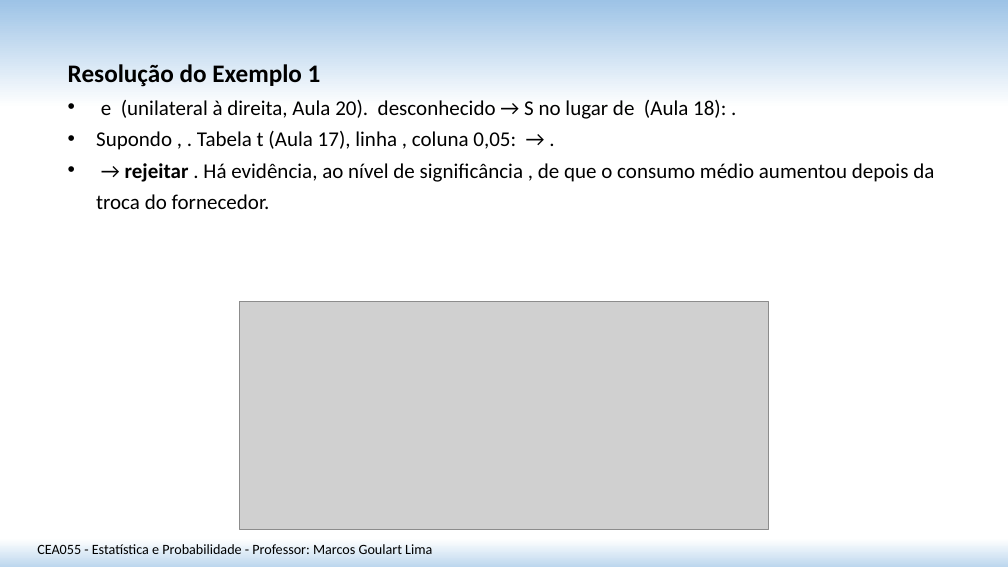
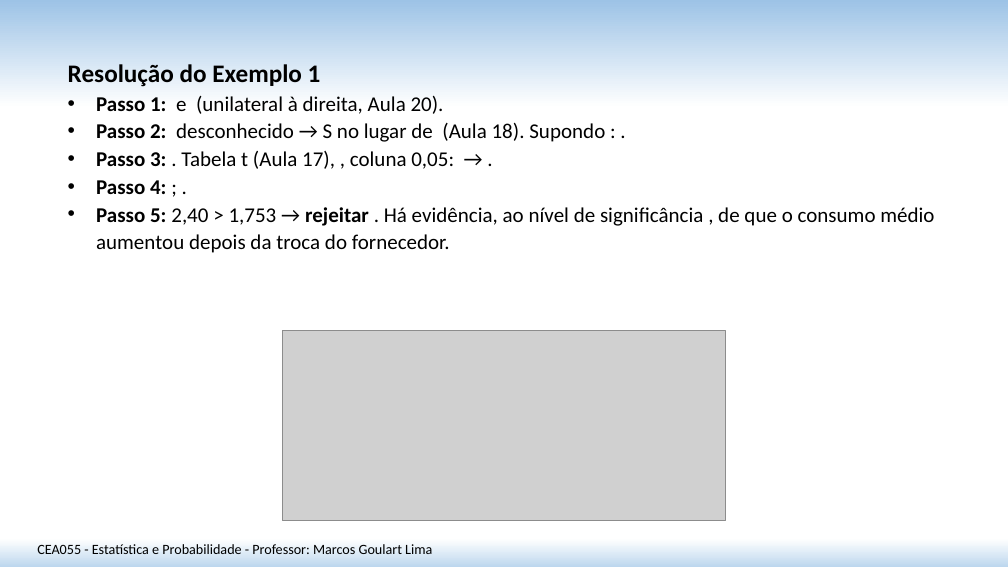
Before and after one commit to matmarcos/minhas-aulas, a slide deck: slide 5 of content/2026-2/cea055-estatistica-probabilidade/22-teste-hipotese-media-var-desconhecida/Aula_22_Teste_Hipotese_Media_Var_Desconhecida_SITE.pptx. Drawn at 1008x567 pixels with LibreOffice and Linux fonts; fonts in the diff are those of the drawing; grey boxes stand for pictures. Boxes give left, top, right and bottom in pixels: in the first picture for what was removed or moved away, otherwise in the second. Text is boxed around its words. In the diff, an @@ line names an element or a change of style, - is before the commit and + after.

```diff
--- a/content/2026-2/cea055-estatistica-probabilidade/22-teste-hipotese-media-var-desconhecida/Aula_22_Teste_Hipotese_Media_Var_Desconhecida_SITE.pptx
+++ b/content/2026-2/cea055-estatistica-probabilidade/22-teste-hipotese-media-var-desconhecida/Aula_22_Teste_Hipotese_Media_Var_Desconhecida_SITE.pptx
@@ text at <box>96,95,934,253</box>: text changed @@
-• e (unilateral à direita, Aula 20). desconhecido → S no lugar de (Aula 18): .
-• Supondo , . Tabela t (Aula 17), linha , coluna 0,05: → .
-• → rejeitar . Há evidência, ao nível de significância , de que o consumo médio aumentou depois da troca do fornecedor.
+• Passo 1: e (unilateral à direita, Aula 20).
+• Passo 2: desconhecido → S no lugar de (Aula 18). Supondo : .
+• Passo 3: . Tabela t (Aula 17), , coluna 0,05: → .
+• Passo 4: ; .
+• Passo 5: 2,40 > 1,753 → rejeitar . Há evidência, ao nível de significância , de que o consumo médio aumentou depois da troca do fornecedor.
@@ picture: place and size @@
-picture at <box>239,302,769,529</box>
+picture at <box>283,330,726,521</box>
```
Also in this commit, not shown: 2 other slides changed, 1 slide added, 3 other files.
